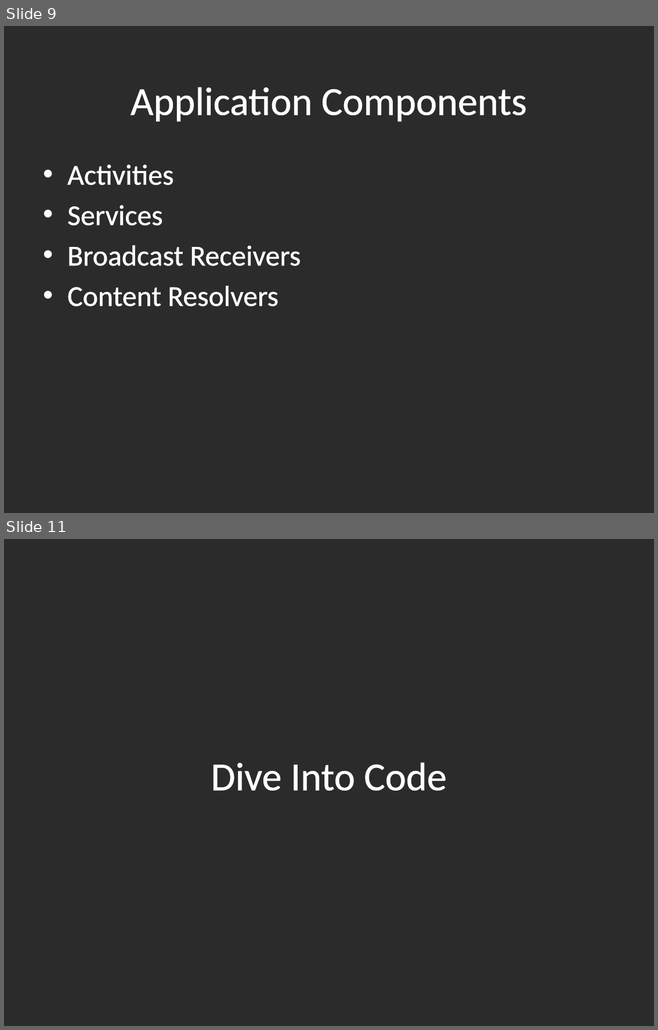
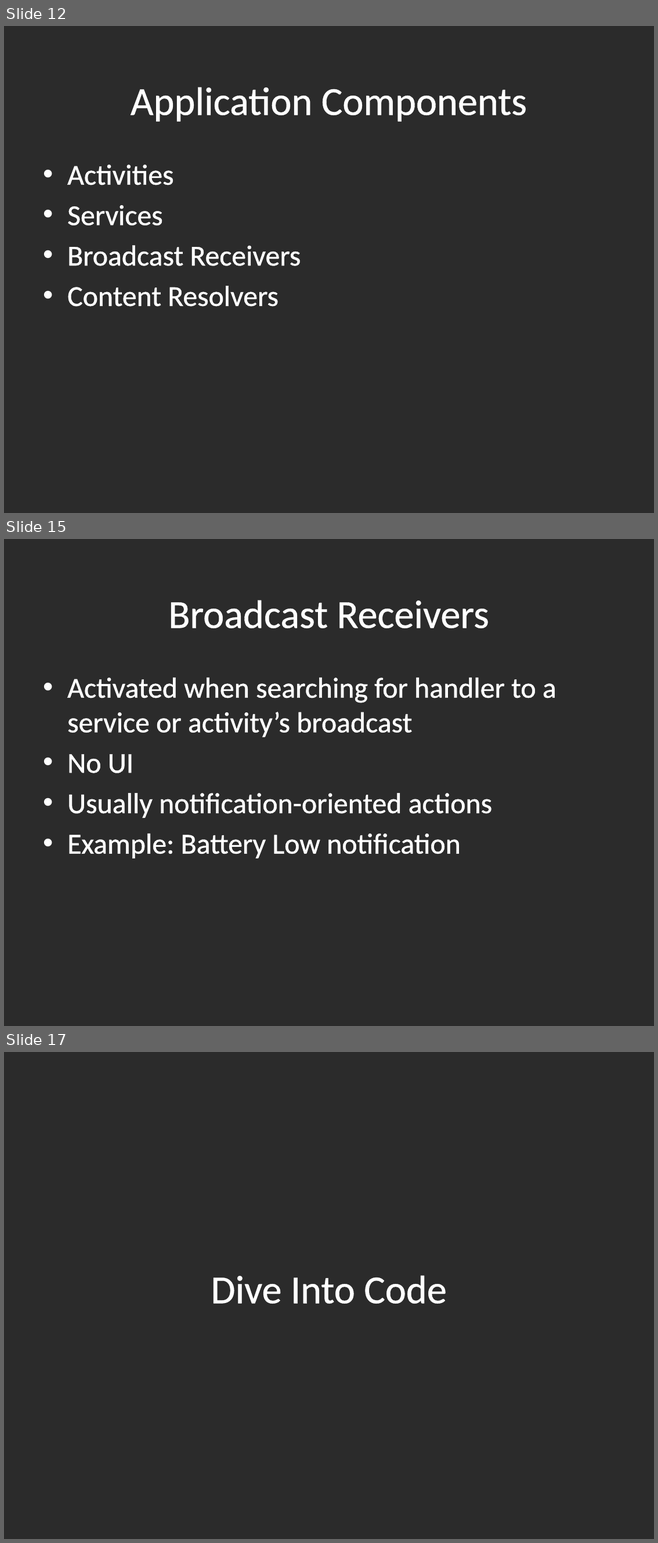
Before and after one commit to drwelden/Android-Presentation, a slide deck: Developing With Android.pptx. Shown one above the other, each under a label of ours: slides 9 and 11 before the commit, slides 12, 15 and 17 after it; the slides between them are not shown. The pictures are 658x1030 and 658x1543 pixels, drawn with LibreOffice and Linux fonts; fonts in the diff are those of the drawing; background and template pictures are left out; a plain dark background stands for a picture behind light text. Boxes give left, top, right and bottom in pixels: in the first picture for what was removed or moved away, otherwise in the second. Text is boxed around its words. In the diff, an @@ line names an element or a change of style, - is before the commit and + after.

```diff
--- a/Developing With Android.pptx
+++ b/Developing With Android.pptx
@@ slide 15 added at box(4, 539, 654, 1026), background picture (left out) @@
@@ title added at box(168, 600, 489, 628), 44 pt, text #FFFFFF @@
+Broadcast Receivers
@@ text added at box(67, 678, 556, 859), 32 pt, text #FFFFFF @@
+• Activated when searching for handler to a service or activity’s broadcast
+• No UI
+• Usually notification-oriented actions
+• Example: Battery Low notification
@@ what was slide 9 is now slide 12 @@
@@ what was slide 11 is now slide 17 @@
```
Also in this commit, not shown: 3 slides changed, 7 other slides added.
